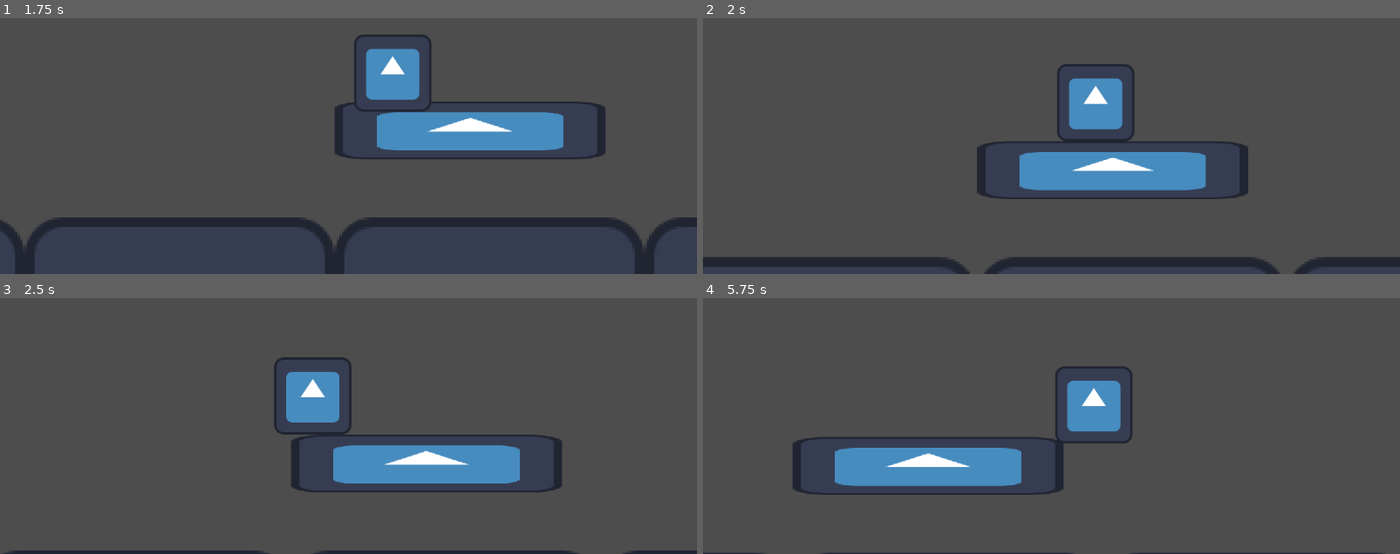
Above: before the commit, frames 1-4 (two rows, left to right).
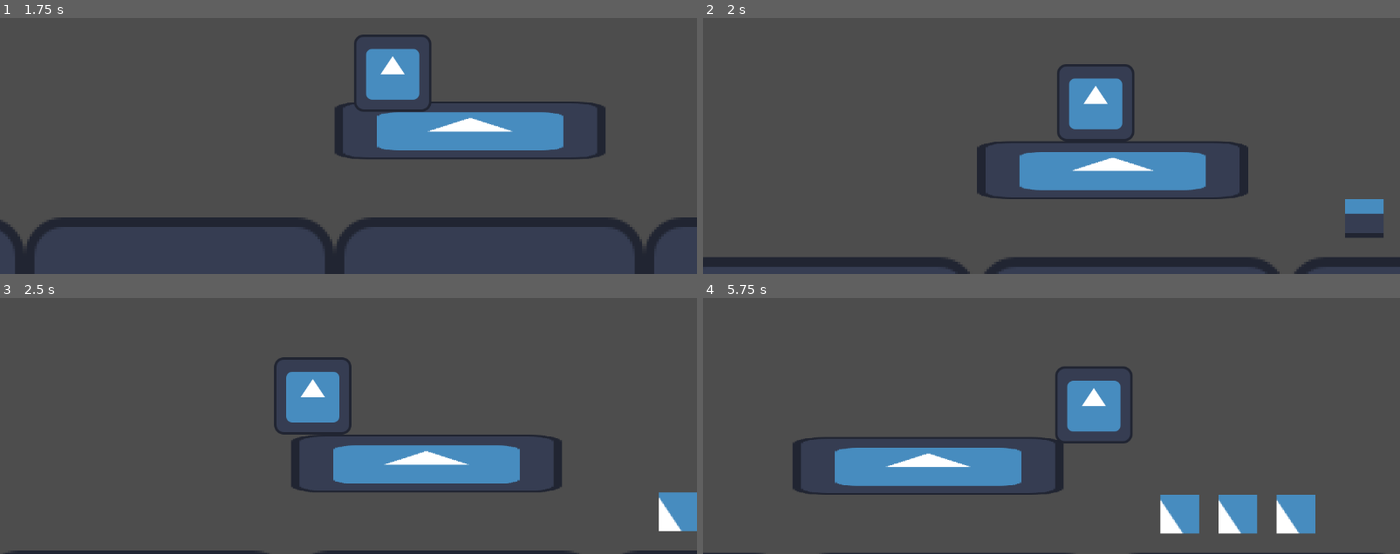
Above: after the commit, the same moments.

Repository: LEGOKOALA/MoonShot-Project
Game: Godot game, scene res://Scenes/Game.tscn
Two runs of this game, one before a commit and one after it. Both use one fixed random seed, a clock stepped at 60 frames per second and the inputs below. The engine's default icon, where the game draws it, is replaced by a stand-in: a white triangle on a blue panel in a dark square.
Inputs:
- Up to frame 1 (1.75 s): tap Enter at 0.5 s; hold Right (ui_right) from 0.53 s (still down); tap Alt at 0.6 s; tap Up (ui_up) at 0.77, 1.52 s; tap Shift at 1.35 s
- Up to frame 2 (2 s): keep holding Right (ui_right)
- Up to frame 3 (2.5 s): release Right (ui_right) at 2.03 s; hold Left (ui_left) from 2.03 s (still down); tap Alt at 2.1 s
- Up to frame 4 (5.75 s): release Left (ui_left) at 2.78 s; hold Right (ui_right) 2.78-4.28 s; tap Shift at 2.85, 4.35 s; tap Up (ui_up) at 3.02, 3.77, 4.52 s; tap Alt at 3.6, 5.1 s; hold Left (ui_left) 4.28-5.03 s; hold Right (ui_right) from 5.03 s (still down)

Frame 1 is identical in both runs. In frame 2, 0.4% of the frame differs, in the area x 92-98%, y 70-86%; in frame 3, 0.8%; in frame 4, 2.6%, in the area x 65-88%, y 76-93%.

Commit message:
sprites created

Diff:
--- a/moonshot-project/Scenes/area_2d.tscn
+++ b/moonshot-project/Scenes/Coin.tscn
@@ -1,6 +1,7 @@
-[gd_scene load_steps=19 format=3 uid="uid://c3lsoh8kl35rt"]
+[gd_scene load_steps=21 format=3 uid="uid://c3lsoh8kl35rt"]
 
 [ext_resource type="Texture2D" uid="uid://cbq3714vwdgqa" path="res://Assets/icon.svg" id="1_81842"]
+[ext_resource type="Script" uid="uid://uj3n0ci5dmcd" path="res://Scripts/area_2d.gd" id="1_jb3vm"]
 
 [sub_resource type="AtlasTexture" id="AtlasTexture_jb3vm"]
 atlas = ExtResource("1_81842")
@@ -122,8 +123,19 @@
 "speed": 15.0
 }]
 
-[node name="Area2D" type="Area2D"]
+[sub_resource type="RectangleShape2D" id="RectangleShape2D_3w4em"]
+size = Vector2(16, 16)
+
+[node name="Coin" type="Area2D"]
+script = ExtResource("1_jb3vm")
 
 [node name="AnimatedSprite2D" type="AnimatedSprite2D" parent="."]
+scale = Vector2(0.5, 0.5)
 sprite_frames = SubResource("SpriteFrames_p0fp4")
-frame_progress = 0.492557
+autoplay = "default"
+frame_progress = 0.729561
+
+[node name="CollisionShape2D" type="CollisionShape2D" parent="."]
+shape = SubResource("RectangleShape2D_3w4em")
+
+[connection signal="body_entered" from="." to="." method="_on_body_entered"]
--- a/moonshot-project/Scenes/Game.tscn
+++ b/moonshot-project/Scenes/Game.tscn
@@ -1,8 +1,9 @@
-[gd_scene load_steps=9 format=4 uid="uid://b43etndv5yvj0"]
+[gd_scene load_steps=10 format=4 uid="uid://b43etndv5yvj0"]
 
 [ext_resource type="Texture2D" uid="uid://cbq3714vwdgqa" path="res://Assets/icon.svg" id="1_gl6un"]
 [ext_resource type="PackedScene" uid="uid://f363hv2ogksw" path="res://Scenes/character.tscn" id="1_iukft"]
 [ext_resource type="PackedScene" uid="uid://1gaeoivf66th" path="res://Scenes/platform.tscn" id="2_j5yw3"]
+[ext_resource type="PackedScene" uid="uid://c3lsoh8kl35rt" path="res://Scenes/Coin.tscn" id="4_kldst"]
 
 [sub_resource type="TileSetAtlasSource" id="TileSetAtlasSource_j5yw3"]
 texture = ExtResource("1_gl6un")
@@ -205,3 +206,14 @@
 &"": SubResource("AnimationLibrary_b2bpf")
 }
 autoplay = "move"
+
+[node name="Coins" type="Node2D" parent="."]
+
+[node name="Coin" parent="Coins" instance=ExtResource("4_kldst")]
+position = Vector2(176, -16)
+
+[node name="Coin2" parent="Coins" instance=ExtResource("4_kldst")]
+position = Vector2(200, -16)
+
+[node name="Coin3" parent="Coins" instance=ExtResource("4_kldst")]
+position = Vector2(224, -16)
--- /dev/null
+++ b/moonshot-project/Scripts/area_2d.gd
@@ -0,0 +1,4 @@
+extends Area2D
+
+func _on_body_entered(body: Node2D) -> void:
+	queue_free()
Not shown, added: moonshot-project/Scripts/area_2d.gd.uid
